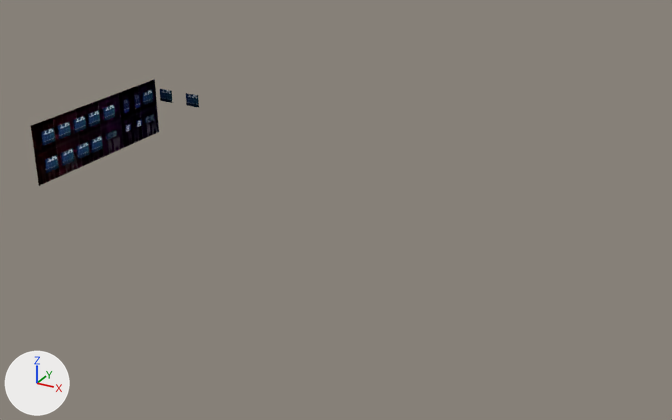
The Blender file mce-thl-plant/mce-thl-plant.blend, before and after one commit.
Rendered twice from a 50 mm camera at (45.0, -76.6, 38.8) aimed at (2.8, 0.2, 0.5). Every picture has the same lights, and +X, +Y and +Z are marked at lower left.

Script lines for the objects in view, before the commit:
```python
me_cube_005 = bpy.data.meshes.new('Cube.005')
me_cube_005.from_pydata(...)  # 70 vertices, 47 faces; spans x -30.0..30.0, y 12.5, z -0.2..6.8
me_cube_005.materials.append(mat_material)
me_cube_008 = bpy.data.meshes.new('Cube.008')
me_cube_008.from_pydata(...)  # 48 vertices, 31 faces; spans x 30.0, y -12.5..12.5, z -0.2..6.8
me_cube_008.materials.append(mat_material)
me_cube_009 = bpy.data.meshes.new('Cube.009')
me_cube_009.from_pydata(...)  # 126 vertices, 82 faces; spans x -30.0, y -8.5..12.5, z -0.2..6.8
me_cube_009.materials.append(mat_material)
ob_wand_hinten = bpy.data.objects.new('Wand Hinten', me_cube_008)
ob_wand_hinten.location = (0.0, 0.0, 0.0)
ob_wand_hinten.hide_set(True)
ob_wand_links = bpy.data.objects.new('Wand Links', me_cube_005)
ob_wand_links.location = (0.0, 0.0, 0.0)
ob_wand_links.hide_set(True)
ob_wand_vorn = bpy.data.objects.new('Wand Vorn', me_cube_009)
ob_wand_vorn.location = (0.0, 0.0, 0.0)
```
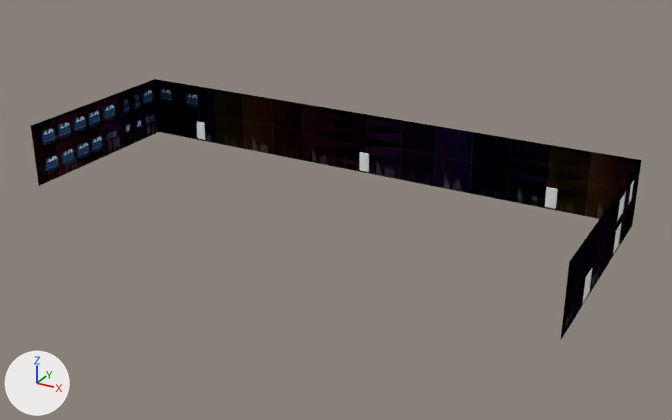
Boxes [x1, y1, x2, y2] around the edits, measured in the pictures (672 x 420 px):
'Wand Links', shown: after [155, 79, 641, 222]
'Wand Hinten', shown: after [560, 161, 641, 341]
'ef-tuer_low (2)', added: after [545, 187, 558, 209]
'ef-tuer_low (1)', added: after [359, 152, 369, 172]
'df-tuer_low (0)', added: after [582, 268, 592, 304]
'ef-tuer_low (0)', added: after [197, 122, 205, 140]
'df-tuer_low (1)', added: after [613, 222, 622, 253]
'df-tuer_low (2)', added: after [617, 192, 626, 221]
'ef-tuer_low (3)', added: after [628, 181, 634, 204]

Diff of the bpy script that builds the scene:
```diff
--- a/mce-thl-plant/mce-thl-plant.blend.py
+++ b/mce-thl-plant/mce-thl-plant.blend.py
@@ me_fläche @@
+me_fläche.from_pydata([(-0.55, 0.08, 0.0), (0.55, 0.08, 0.0), (0.55, 0.0, 0.0), (0.55, 0.0, 2.15), (0.6, 0.0, 0.0), (0.6, 0.0, 2.2), (-0.55, 0.0, 0.0), (-0.55, 0.0, 2.15), (-0.6, 0.0, 0.0), (-0.6, 0.0, 2.2), (-0.55, 0.08, 2.15), (0.55, 0.08, 2.15)], [], [(11, 1, 2, 3), (3, 2, 4, 5), (0, 10, 7, 6), (6, 7, 9, 8), (5, 9, 7, 3), (10, 11, 3, 7), (10, 0, 1, 11)])
@@ me_fläche_001 @@
+me_fläche_001.from_pydata([(-1.05, 0.08, 0.0), (1.05, 0.08, 0.0), (1.05, 0.0, 0.0), (1.1, 0.0, 0.0), (1.1, 0.0, 2.2), (-1.05, 0.0, 0.0), (-1.1, 0.0, 0.0), (-1.1, 0.0, 2.2), (-1.05, 0.08, 2.15), (1.05, 0.08, 2.15), (1.05, 0.0, 2.15), (-1.05, 0.0, 2.15)], [], [(9, 1, 2, 10), (10, 2, 3, 4), (0, 8, 11, 5), (5, 11, 7, 6), (4, 7, 11, 10), (10, 11, 8, 9), (8, 0, 1, 9)])
@@ ob_wand_hinten @@
 ob_wand_hinten.location = (0.0, 0.0, 0.0)
-ob_wand_hinten.hide_set(True)
@@ ob_wand_links @@
 ob_wand_links.location = (0.0, 0.0, 0.0)
-ob_wand_links.hide_set(True)
@@ ob_ef_tuer_low__3 @@
+ob_ef_tuer_low__3 = bpy.data.objects.new('ef-tuer_low (3)', me_fläche)
+ob_ef_tuer_low__3.location = (30.0, 9.35, 3.4)
+ob_ef_tuer_low__3.rotation_euler = (0.0, 0.0, 1.571)  # degrees (0, 0, 90)
@@ ob_ef_tuer_low__2 @@
+ob_ef_tuer_low__2 = bpy.data.objects.new('ef-tuer_low (2)', me_fläche)
+ob_ef_tuer_low__2.location = (21.55, 12.5, 0.0)
+ob_ef_tuer_low__2.rotation_euler = (0.0, 0.0, 3.142)  # degrees (0, 0, 180)
@@ ob_ef_tuer_low__1 @@
+ob_ef_tuer_low__1 = bpy.data.objects.new('ef-tuer_low (1)', me_fläche)
+ob_ef_tuer_low__1.location = (-0.3, 12.5, 0.0)
+ob_ef_tuer_low__1.rotation_euler = (0.0, 0.0, 3.142)  # degrees (0, 0, 180)
@@ ob_ef_tuer_low__0 @@
+ob_ef_tuer_low__0 = bpy.data.objects.new('ef-tuer_low (0)', me_fläche)
+ob_ef_tuer_low__0.location = (-23.25, 12.5, 0.0)
+ob_ef_tuer_low__0.rotation_euler = (0.0, 0.0, 3.142)  # degrees (0, 0, 180)
@@ ob_df_tuer_low__2 @@
+ob_df_tuer_low__2 = bpy.data.objects.new('df-tuer_low (2)', me_fläche_001)
+ob_df_tuer_low__2.location = (30.0, 5.45, 3.4)
+ob_df_tuer_low__2.rotation_euler = (0.0, 0.0, 1.571)  # degrees (0, 0, 90)
@@ ob_df_tuer_low__1 @@
+ob_df_tuer_low__1 = bpy.data.objects.new('df-tuer_low (1)', me_fläche_001)
+ob_df_tuer_low__1.location = (30.0, 5.45, 0.0)
+ob_df_tuer_low__1.rotation_euler = (0.0, 0.0, 1.571)  # degrees (0, 0, 90)
+ob_df_tuer_low__1.scale = (1.0, 1.0, 1.15)
@@ ob_df_tuer_low__0 @@
+ob_df_tuer_low__0 = bpy.data.objects.new('df-tuer_low (0)', me_fläche_001)
+ob_df_tuer_low__0.location = (30.0, -5.05, 0.0)
+ob_df_tuer_low__0.rotation_euler = (0.0, 0.0, 1.571)  # degrees (0, 0, 90)
+ob_df_tuer_low__0.scale = (1.0, 1.0, 1.15)
```
